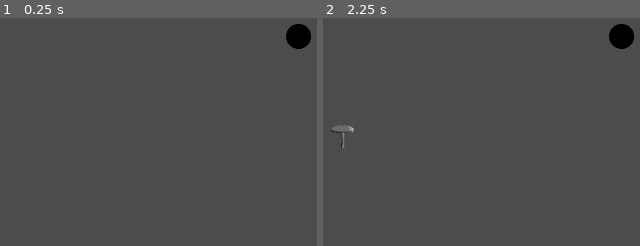
Above: before the commit, frames 1-2 (left to right).
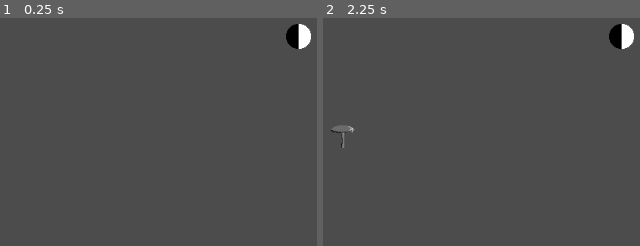
Above: after the commit, the same moments.

Repository: jorisslob/Witches-Triangle
Game: Godot game, scene res://GameScene.tscn
Two runs of this game, one before a commit and one after it. Both use one fixed random seed, a clock stepped at 60 frames per second and the inputs below.
Inputs (mouse positions are % of the whole screen's width and height, from its top left):
- Up to frame 1 (0.25 s): no input
- Up to frame 2 (2.25 s): tap Enter at 0.5, 2 s; drag from (4, 77) to (43, 84) at 0.52 s; tap Space at 1.25 s; drag from (15, 54) to (43, 84) at 1.27 s; move the mouse to (53, 26) at 2.02 s; click (53, 26) at 2.17 s
The pictures show only the part of the screen within x 50-100%, y 0-50%; the shares and areas given below are measured in that part.

The runs differ from the first frame. In frame 1, 0.4% of the frame differs, in the area x 94-99%, y 2-14%; in frame 2, 0.4%.

Commit message:
Named mushroom, removed dragsignal

Diff:
--- a/GameScene.tscn
+++ b/GameScene.tscn
@@ -11,7 +11,7 @@
 
 [node name="Moon" parent="." instance=ExtResource( 1 )]
 
-[node name="Area2D" parent="." instance=ExtResource( 3 )]
+[node name="Mushroom" parent="." instance=ExtResource( 3 )]
 position = Vector2( 215.246, 467.358 )
 script = ExtResource( 4 )
-[connection signal="input_event" from="Area2D" to="Area2D" method="_on_KinematicBody2D_input_event"]
+[connection signal="input_event" from="Mushroom" to="Mushroom" method="_on_KinematicBody2D_input_event"]
--- a/Moon.tscn
+++ b/Moon.tscn
@@ -55,5 +55,6 @@
 [node name="AnimatedSprite" type="AnimatedSprite" parent="."]
 position = Vector2( 971, 39 )
 frames = SubResource( 9 )
+frame = 6
 speed_scale = 0.01
 playing = true
--- a/drag and drop.gd
+++ b/drag and drop.gd
@@ -5,7 +5,8 @@
 signal dragsignal;
 
 func _ready():
-	connect("dragsignal",self,"_set_drag_pc")
+	# connect("dragsignal",self,"_set_drag_pc")
+	pass
 
 
 func _process(delta):
@@ -22,9 +23,9 @@
 func _on_KinematicBody2D_input_event(viewport, event, shape_idx):
 	if event is InputEventMouseButton:
 		if event.button_index == BUTTON_LEFT and event.pressed:
-			emit_signal("dragsignal")
+			_set_drag_pc()
 		elif event.button_index == BUTTON_LEFT and !event.pressed:
-			emit_signal("dragsignal")
+			_set_drag_pc()
 	elif event is InputEventScreenTouch:
 		if event.pressed and event.get_index() == 0:
 			self.position = event.get_position()
